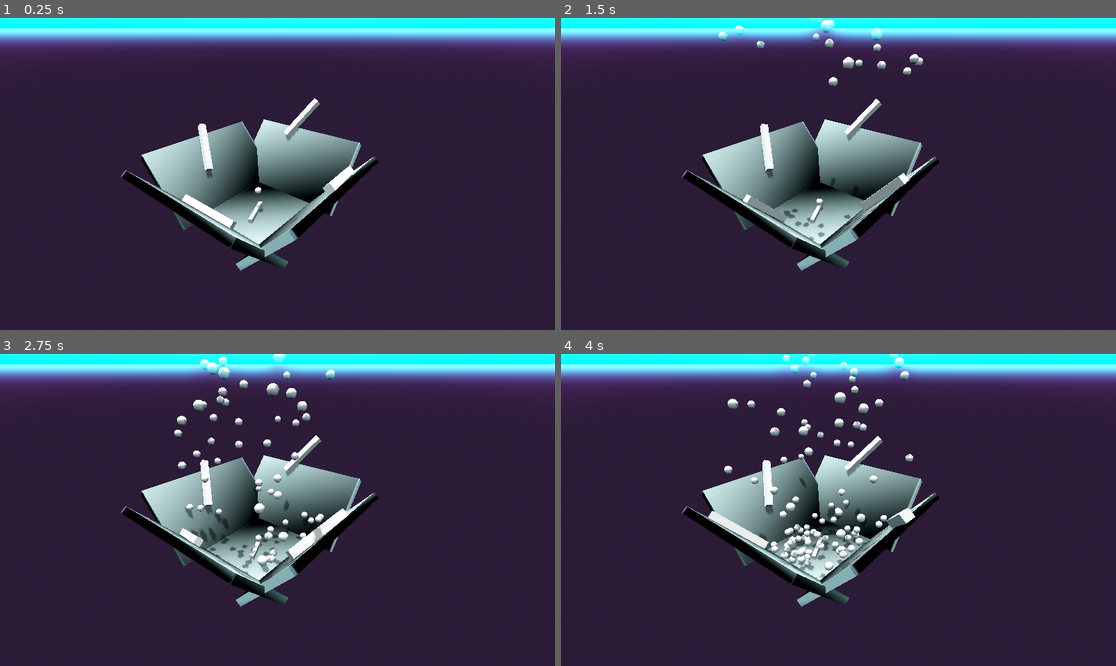
Above: before the commit, frames 1-4 (two rows, left to right).
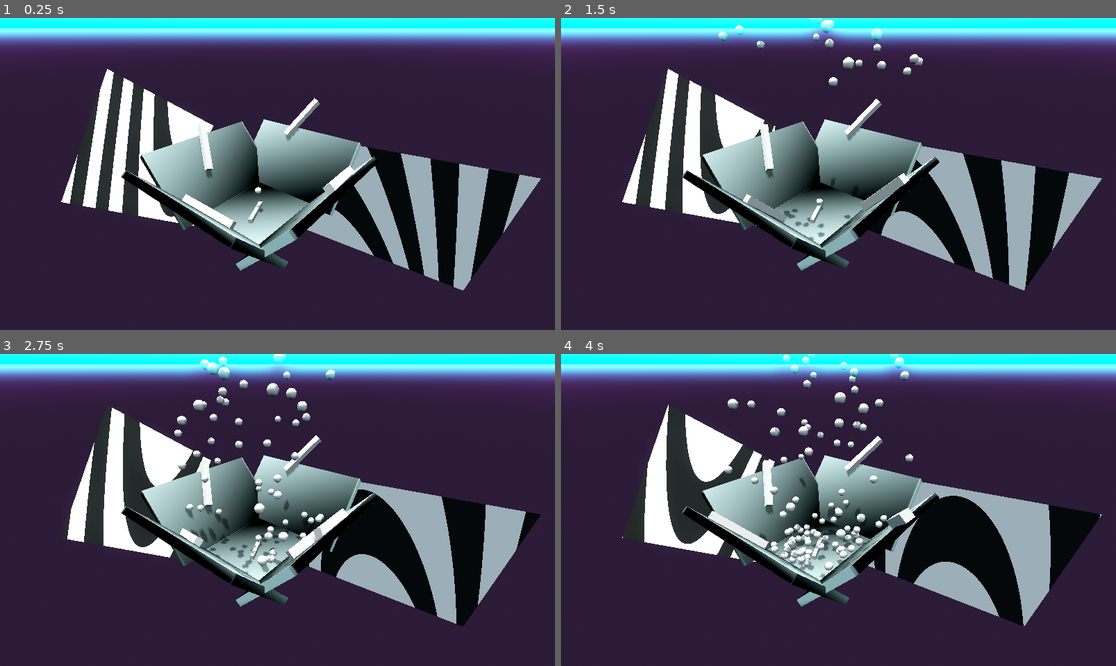
Above: after the commit, the same moments.

Repository: ColtonPhillips/geome
Game: Godot game, scene res://world/physics_world.tscn
Two runs of this game, one before a commit and one after it. Both use one fixed random seed, a clock stepped at 60 frames per second and the inputs below.
Inputs:
- Up to frame 1 (0.25 s): no input
- Up to frame 2 (1.5 s): no input
- Up to frame 3 (2.75 s): no input
- Up to frame 4 (4 s): no input

The runs differ from the first frame. In frame 1, 14% of the frame differs, in the area x 11-98%, y 16-88%; in frame 2, 14%; in frame 3, 14%; in frame 4, 14%.

Commit message:
ADD A ZIGZAG PATTERN

Diff:
--- /dev/null
+++ b/scene/zig_zag_animation.tscn
@@ -0,0 +1,20 @@
+[gd_scene load_steps=4 format=3 uid="uid://owsh46128kk2"]
+
+[ext_resource type="Shader" path="res://shader/zig_zag_animation.gdshader" id="1_v4kvt"]
+
+[sub_resource type="PlaneMesh" id="PlaneMesh_ibn63"]
+lightmap_size_hint = Vector2i(52, 52)
+size = Vector2(256, 256)
+
+[sub_resource type="ShaderMaterial" id="ShaderMaterial_k0fkp"]
+render_priority = 0
+shader = ExtResource("1_v4kvt")
+shader_parameter/color1 = Color(1, 1, 1, 1)
+shader_parameter/color2 = Color(0, 0, 0, 1)
+shader_parameter/frequency = 2.065
+shader_parameter/amplitude = 3.46
+shader_parameter/speed = 0.2
+
+[node name="ZigZagAnimation" type="MeshInstance3D"]
+mesh = SubResource("PlaneMesh_ibn63")
+surface_material_override/0 = SubResource("ShaderMaterial_k0fkp")
--- /dev/null
+++ b/shader/zig_zag_animation.gdshader
@@ -0,0 +1,25 @@
+shader_type spatial;
+
+uniform vec4 color1 : source_color = vec4(1.0, 1.0, 1.0, 1.0); // First stripe color
+uniform vec4 color2 : source_color = vec4(0.0, 0.0, 0.0, 1.0); // Second stripe color
+uniform float frequency = 20.0; // Number of zigzag stripes
+uniform float amplitude = 5.0; // Width of the zigzag
+uniform float speed = 2.0; // Speed of movement
+
+void fragment() {
+    // Offset for animation
+    float offset = TIME * speed;
+
+    // Zigzag pattern along the y-axis using UV coordinates
+    float zigzag = sin((UV.y * frequency) + offset) * amplitude;
+
+    // Create stripes by alternating colors based on the pattern
+    if (fract(UV.x + zigzag) < 0.5) {
+        ALBEDO = color1.rgb;
+    } else {
+        ALBEDO = color2.rgb;
+    }
+
+    // Set transparency (if needed)
+    ALPHA = mix(color1.a, color2.a, step(0.5, fract(UV.x + zigzag)));
+}
--- a/world/physics_world.tscn
+++ b/world/physics_world.tscn
@@ -1,8 +1,9 @@
-[gd_scene load_steps=13 format=3 uid="uid://bnt3uidrc5w5a"]
+[gd_scene load_steps=14 format=3 uid="uid://bnt3uidrc5w5a"]
 
 [ext_resource type="PackedScene" uid="uid://dhmnv08ps8ftx" path="res://scene/popcorn_ball.tscn" id="1_cgphj"]
 [ext_resource type="Script" path="res://script/physics_world.gd" id="1_s20gy"]
 [ext_resource type="PackedScene" uid="uid://dowwkux4r1tgy" path="res://scene/blender_paddle.tscn" id="3_xawxm"]
+[ext_resource type="PackedScene" uid="uid://owsh46128kk2" path="res://scene/zig_zag_animation.tscn" id="4_n5nu6"]
 
 [sub_resource type="ProceduralSkyMaterial" id="ProceduralSkyMaterial_mqrlw"]
 sky_top_color = Color(0.2886, 0.750862, 0.905352, 1)
@@ -140,3 +141,9 @@
 
 [node name="BlenderPaddle5" parent="Blenders" instance=ExtResource("3_xawxm")]
 transform = Transform3D(2.62268e-08, -2.29282e-15, 0.6, -5.24537e-08, -0.6, 0, 0.6, -5.24537e-08, -2.62268e-08, 0, 1.09256, 0)
+
+[node name="ZigZagAnimation" parent="." instance=ExtResource("4_n5nu6")]
+transform = Transform3D(0.620108, 0.0998885, 0.778132, 0.69548, 0.388954, -0.604171, -0.363007, 0.915826, 0.171723, 216.697, -207.645, -494.335)
+
+[node name="ZigZagAnimation2" parent="." instance=ExtResource("4_n5nu6")]
+transform = Transform3D(0.443766, -0.893921, -0.0630561, -0.896044, -0.441572, -0.0460323, 0.0133054, 0.0769285, -0.996948, 269.623, -188.741, -58.9734)
